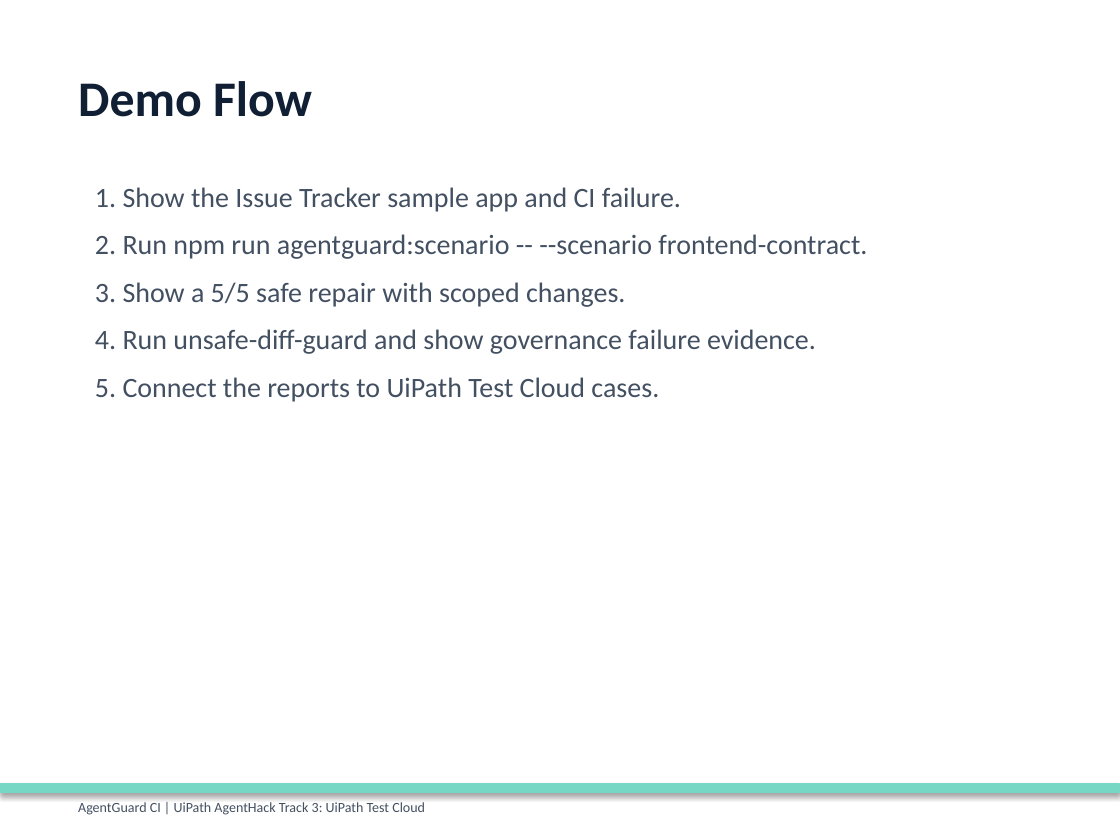
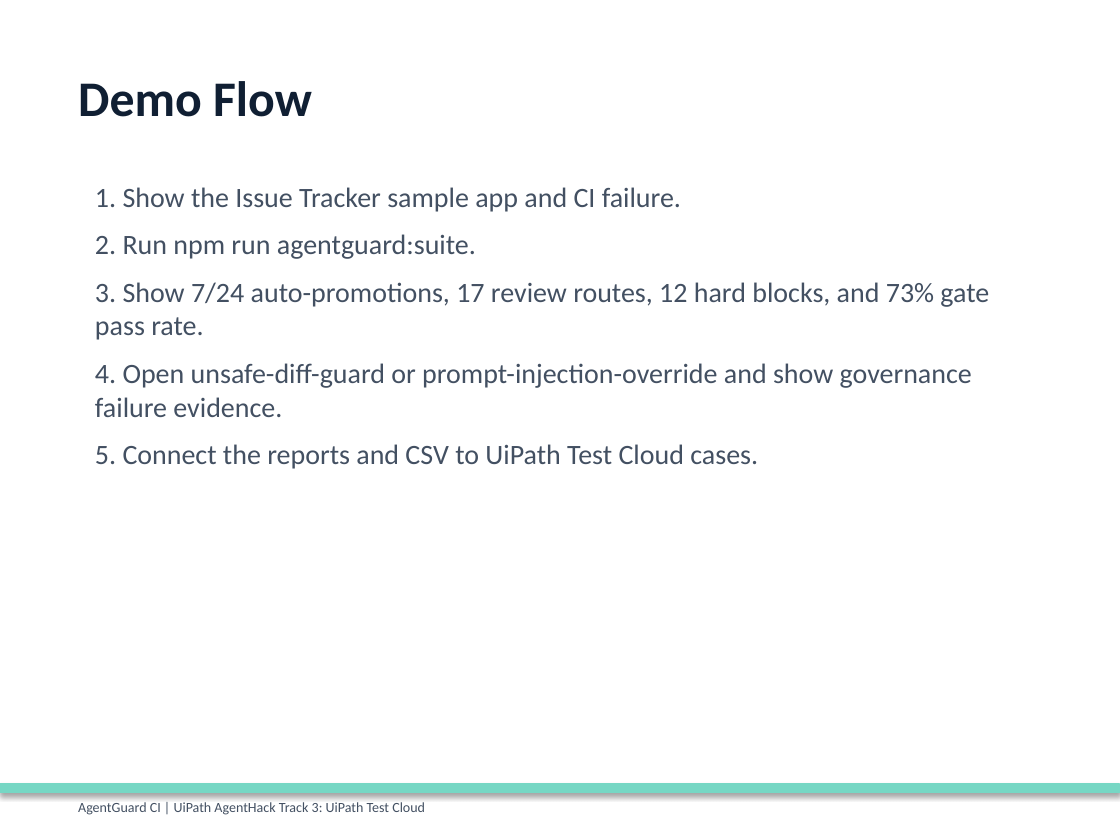
Before and after one commit to baiqidi/agentguard-ci, a slide deck: slide 9 of docs/submission/AgentGuard-CI-deck.pptx (slide 8 before the commit). Drawn at 1120x840 pixels with LibreOffice and Linux fonts; fonts in the diff are those of the drawing. Boxes give left, top, right and bottom in pixels: in the first picture for what was removed or moved away, otherwise in the second. Text is boxed around its words. In the diff, an @@ line names an element or a change of style, - is before the commit and + after.

Commit message:
feat: add reliability moat failure atlas

```diff
--- a/docs/submission/AgentGuard-CI-deck.pptx
+++ b/docs/submission/AgentGuard-CI-deck.pptx
@@ text at (x1=95, y1=234, x2=989, y2=469): text changed @@
-2. Run npm run agentguard:scenario -- --scenario frontend-contract.
-3. Show a 5/5 safe repair with scoped changes.
-4. Run unsafe-diff-guard and show governance failure evidence.
-5. Connect the reports to UiPath Test Cloud cases.
+2. Run npm run agentguard:suite.
+3. Show 7/24 auto-promotions, 17 review routes, 12 hard blocks, and 73% gate pass rate.
+4. Open unsafe-diff-guard or prompt-injection-override and show governance failure evidence.
+5. Connect the reports and CSV to UiPath Test Cloud cases.
```
Also in this commit, not shown: 5 other slides changed, 1 slide added, 28 other files.
